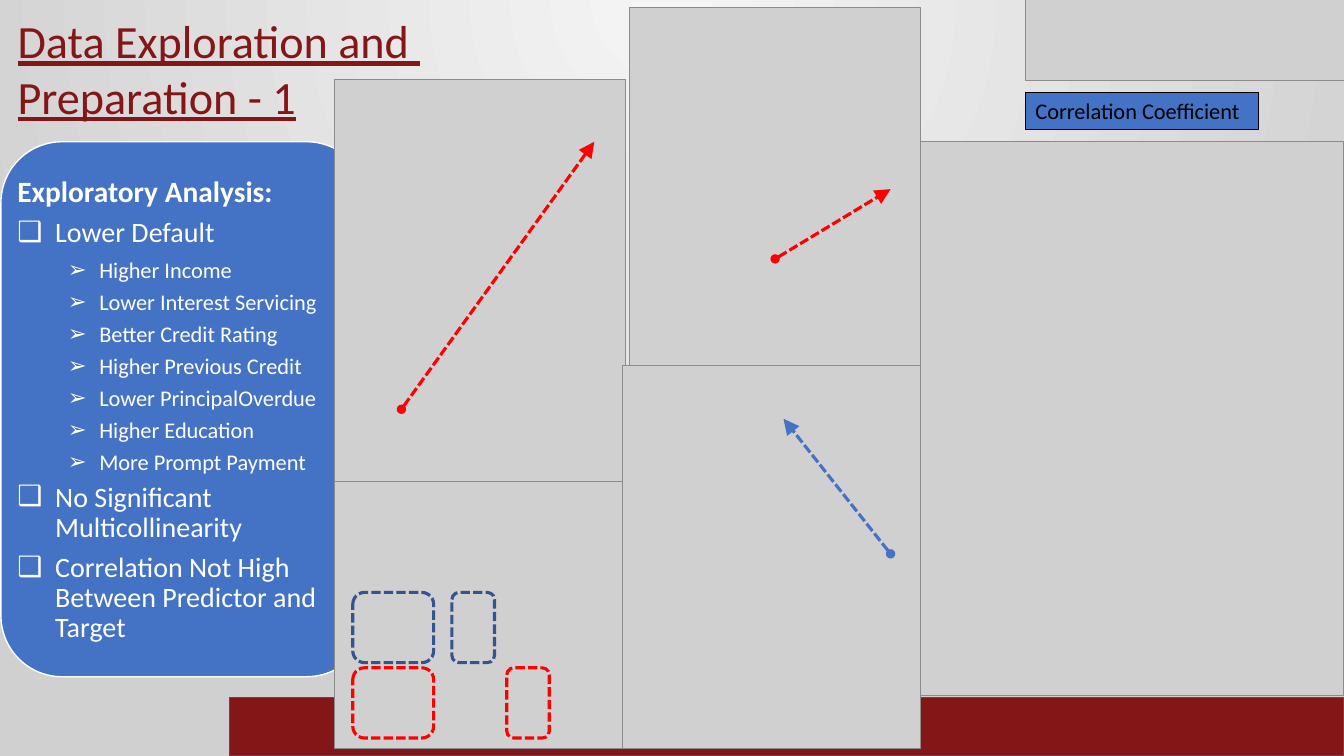
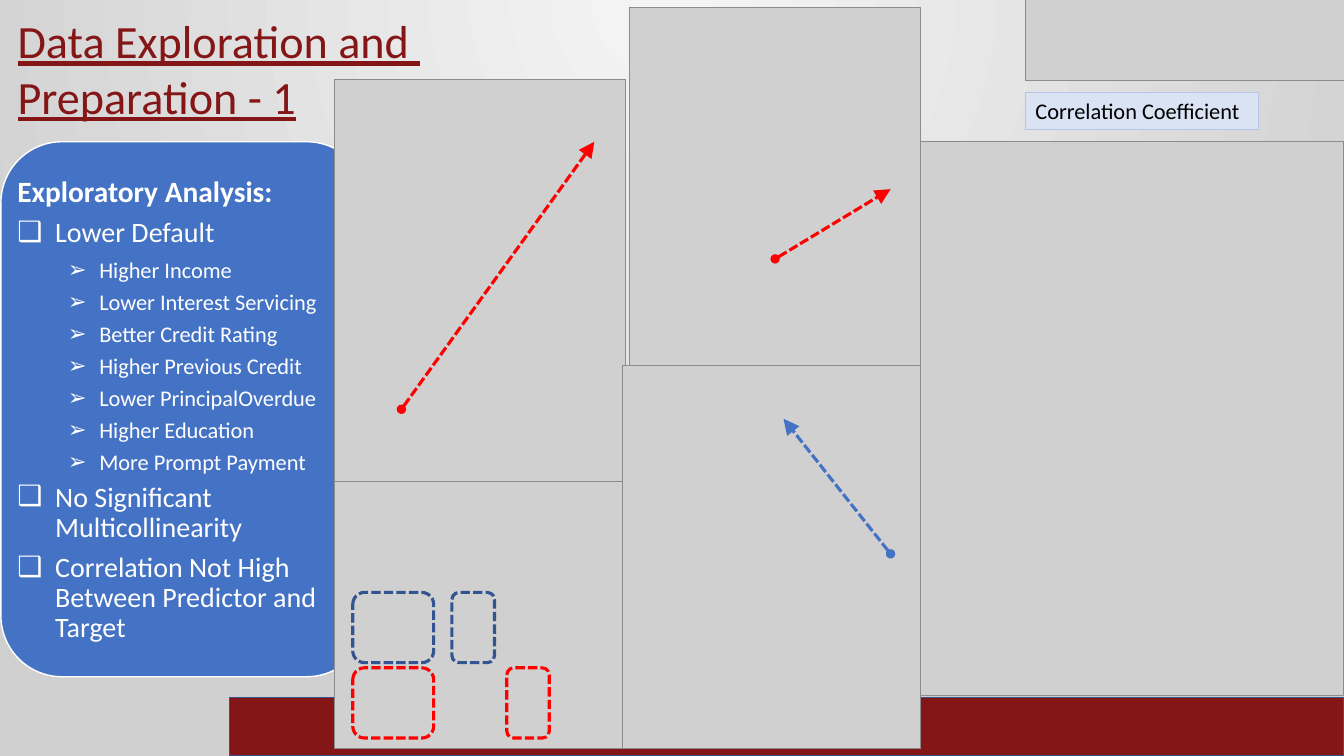
Before and after one commit to ramrao0102/DSA5900-Project, a slide deck: slide 4 of Ram_Rao_Final_Practicum.pptx. Drawn at 1344x756 pixels with LibreOffice and Linux fonts; fonts in the diff are those of the drawing; grey boxes stand for pictures; background and template pictures are left out. Boxes give left, top, right and bottom in pixels: in the first picture for what was removed or moved away, otherwise in the second. Text is boxed around its words. In the diff, an @@ line names an element or a change of style, - is before the commit and + after.

```diff
--- a/Ram_Rao_Final_Practicum.pptx
+++ b/Ram_Rao_Final_Practicum.pptx
@@ rectangle "Correlation Coefficient" at (1025, 93, 1258, 130): fill #4472C4 to #DAE3F3; outline #000000 1 pt to #B4C7E7 1 pt @@
```
Also in this commit, not shown: 5 other slides changed, 1 other file.
